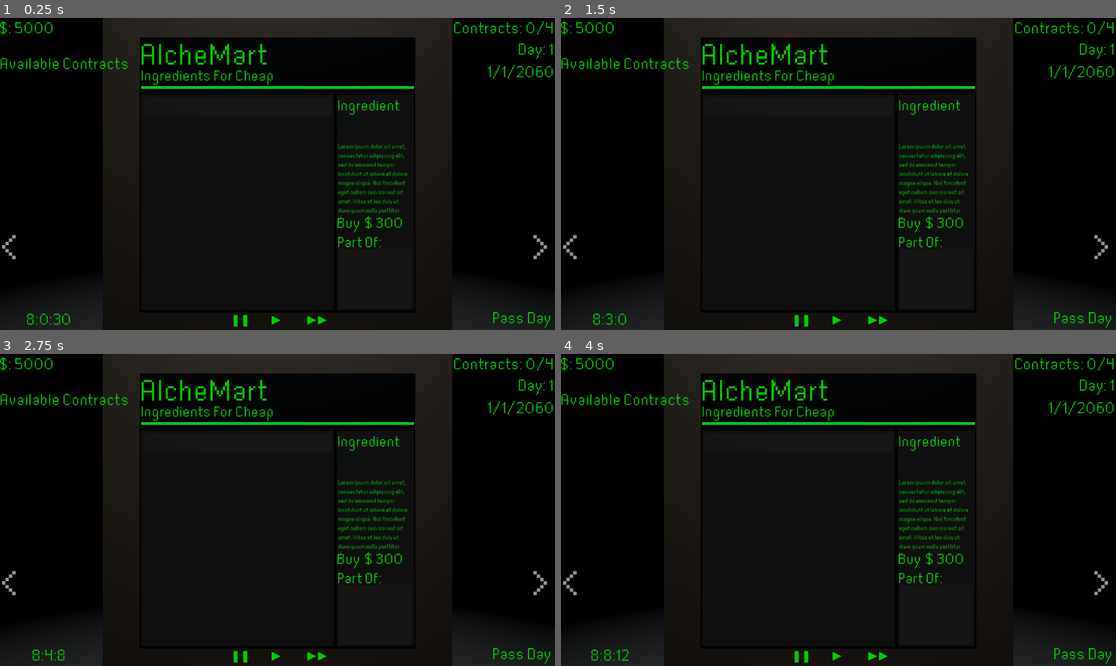
Above: before the commit, frames 1-4 (two rows, left to right).
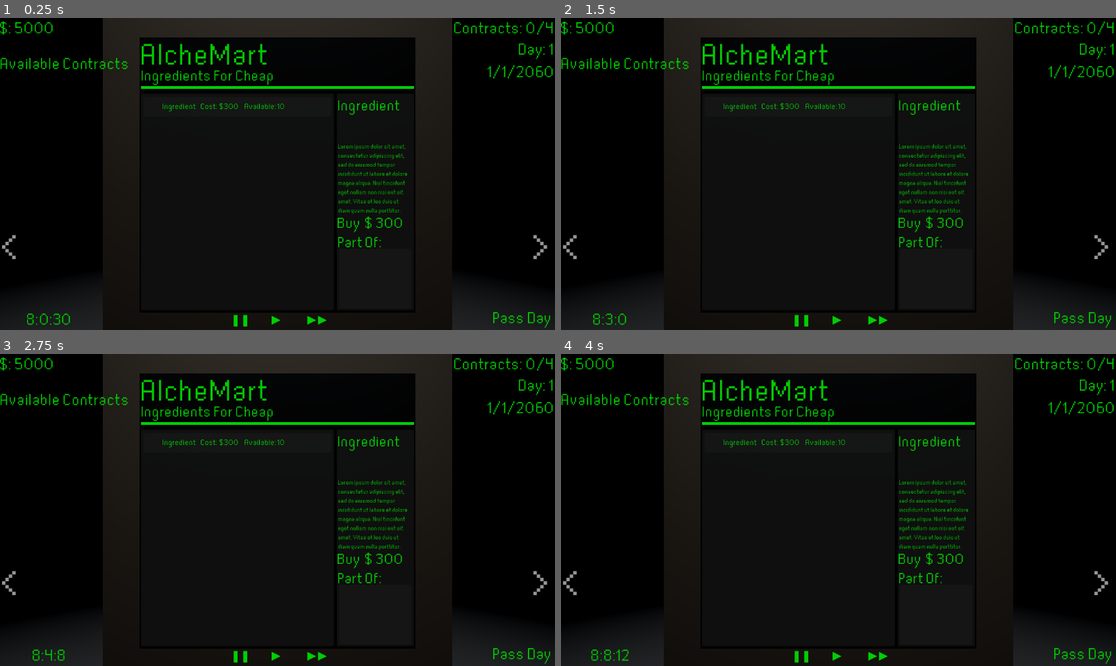
Above: after the commit, the same moments.

Repository: megajolt/Alchemist-Trade-Ltd.
Game: Godot game, scene res://Scenes/maingame.tscn
The game is run twice, just before and just after one commit, with the same random seed, the same clock (stepped at 60 frames per second) and the same inputs.
Inputs (mouse positions are in pixels of both pictures, inside the frame that each line leads up to):
- Up to frame 1 (0.25 s): no input
- Up to frame 2 (1.5 s): click (799, 105) at 0.52 s; click (799, 105) at 1.27 s
- Up to frame 3 (2.75 s): click "❚❚" at 2 s
- Up to frame 4 (4 s): click "▶" at 2.75 s; click "▶▶" at 3.5 s

The runs differ from the first frame. In frame 1, 0.2% of the frame differs, in the area x 29-52%, y 27-31%; in frame 2, 0.2%; in frame 3, 0.2%; in frame 4, 0.2%.

Commit message:
UI finished, Implementation tomorrow

Diff:
--- a/Scenes/MarketItemThing.tscn
+++ b/Scenes/MarketItemThing.tscn
@@ -1,4 +1,6 @@
-[gd_scene format=3 uid="uid://cu6b0ct3jwkmt"]
+[gd_scene load_steps=2 format=3 uid="uid://cu6b0ct3jwkmt"]
+
+[ext_resource type="Theme" uid="uid://cxjmtitrmarst" path="res://2DAssets/UITheme.tres" id="1_k8bbq"]
 
 [node name="MarketItemThing" type="Control"]
 custom_minimum_size = Vector2(390, 41)
@@ -11,11 +13,17 @@
 grow_vertical = 2
 
 [node name="TextureRect" type="TextureRect" parent="."]
-layout_mode = 0
-offset_right = 30.0
-offset_bottom = 30.0
+layout_mode = 1
+anchors_preset = 4
+anchor_top = 0.5
+anchor_bottom = 0.5
+offset_left = 5.0
+offset_top = -15.0
+offset_right = 35.0
+offset_bottom = 15.0
+grow_vertical = 2
 
-[node name="Panel" type="Button" parent="."]
+[node name="Button" type="Button" parent="."]
 layout_mode = 1
 anchors_preset = 15
 anchor_right = 1.0
@@ -23,10 +31,80 @@
 grow_horizontal = 2
 grow_vertical = 2
 
-[node name="Panel2" type="Panel" parent="."]
+[node name="Panel" type="Panel" parent="."]
 layout_mode = 1
 anchors_preset = 15
 anchor_right = 1.0
 anchor_bottom = 1.0
 grow_horizontal = 2
 grow_vertical = 2
+
+[node name="Ingredient Title" type="Label" parent="."]
+layout_mode = 1
+anchors_preset = 4
+anchor_top = 0.5
+anchor_bottom = 0.5
+offset_left = 40.0
+offset_top = -11.5
+offset_right = 110.0
+offset_bottom = 11.5
+grow_vertical = 2
+theme = ExtResource("1_k8bbq")
+theme_override_font_sizes/font_size = 16
+text = "Ingredient"
+
+[node name="Cost Title" type="Label" parent="."]
+layout_mode = 1
+anchors_preset = 4
+anchor_top = 0.5
+anchor_bottom = 0.5
+offset_left = 119.0
+offset_top = -11.5
+offset_right = 152.0
+offset_bottom = 11.5
+grow_vertical = 2
+theme = ExtResource("1_k8bbq")
+theme_override_font_sizes/font_size = 16
+text = "Cost: $"
+
+[node name="Cost Num" type="Label" parent="."]
+layout_mode = 1
+anchors_preset = 4
+anchor_top = 0.5
+anchor_bottom = 0.5
+offset_left = 168.0
+offset_top = -11.5
+offset_right = 201.0
+offset_bottom = 11.5
+grow_vertical = 2
+theme = ExtResource("1_k8bbq")
+theme_override_font_sizes/font_size = 16
+text = "300"
+
+[node name="Available Title" type="Label" parent="."]
+layout_mode = 1
+anchors_preset = 4
+anchor_top = 0.5
+anchor_bottom = 0.5
+offset_left = 210.0
+offset_top = -11.5
+offset_right = 273.0
+offset_bottom = 11.5
+grow_vertical = 2
+theme = ExtResource("1_k8bbq")
+theme_override_font_sizes/font_size = 16
+text = "Available:"
+
+[node name="Avail Num" type="Label" parent="."]
+layout_mode = 1
+anchors_preset = 4
+anchor_top = 0.5
+anchor_bottom = 0.5
+offset_left = 278.0
+offset_top = -11.5
+offset_right = 295.0
+offset_bottom = 11.5
+grow_vertical = 2
+theme = ExtResource("1_k8bbq")
+theme_override_font_sizes/font_size = 16
+text = "10"
